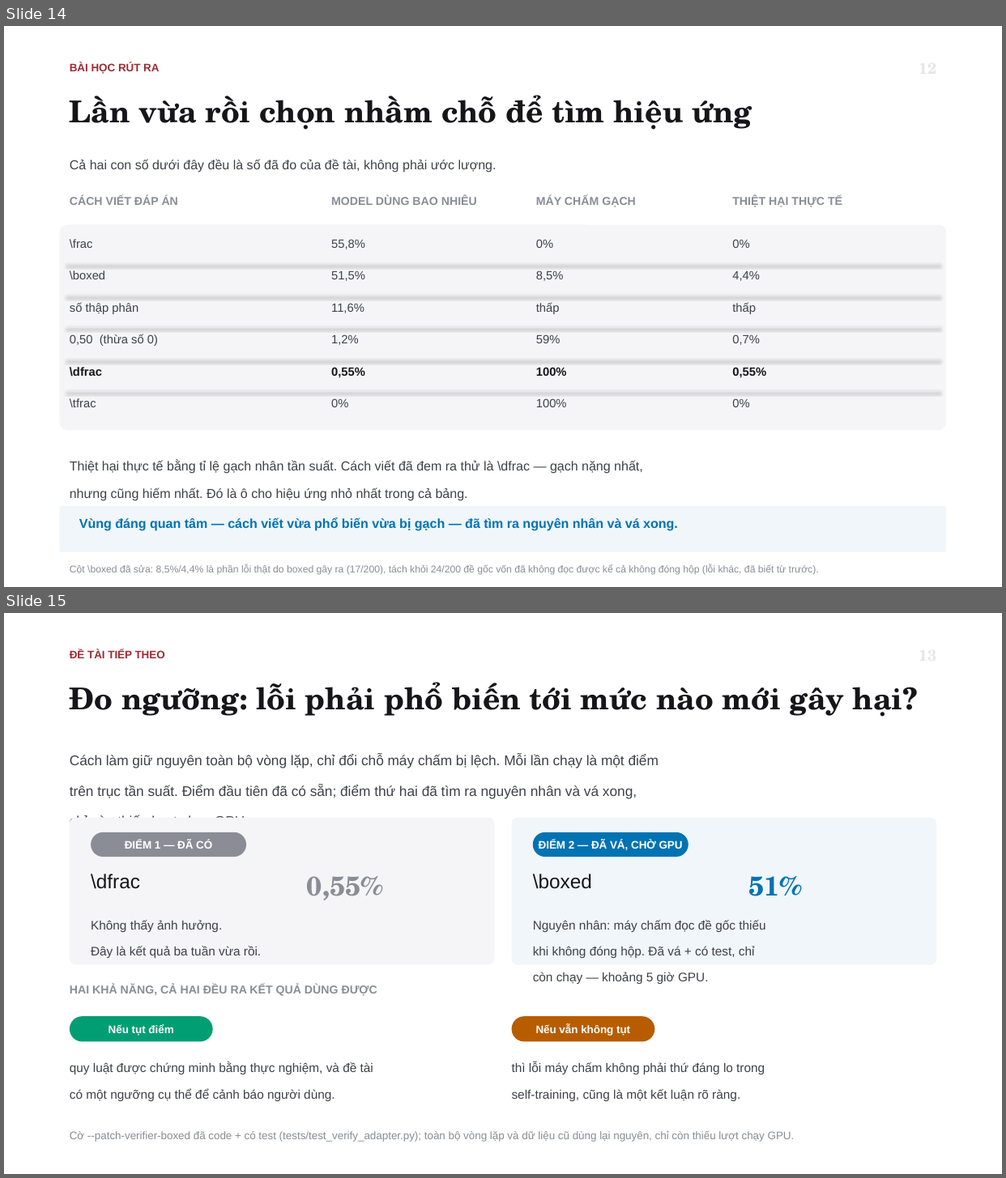
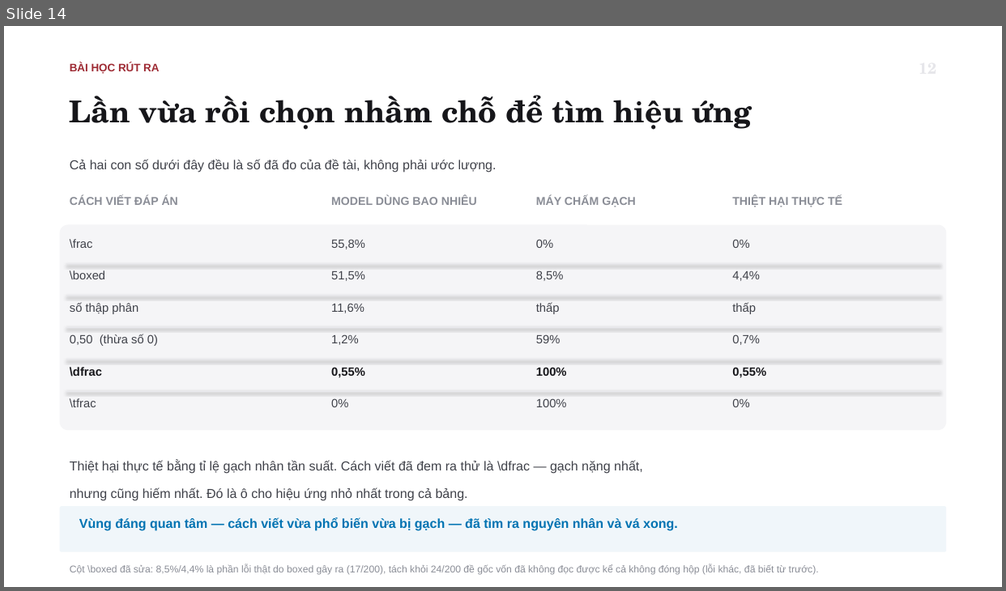
Before and after one commit to tsan2711/DACNTT_2026, a slide deck: BaoCaoTienDo_Tuan1-3_52300057_52300006.pptx. Shown one above the other, each under a label of ours: slides 14 and 15 before the commit, slide 14 after it. The pictures are 1006x1178 and 1006x591 pixels, drawn with LibreOffice and Linux fonts; fonts in the diff are those of the drawing. Boxes give left, top, right and bottom in pixels: in the first picture for what was removed or moved away, otherwise in the second. Text is boxed around its words. In the diff, an @@ line names an element or a change of style, - is before the commit and + after.

```diff
--- a/BaoCaoTienDo_Tuan1-3_52300057_52300006.pptx
+++ b/BaoCaoTienDo_Tuan1-3_52300057_52300006.pptx
@@ slide 15 removed at bbox=[4, 613, 1002, 1174], background #FFFFFF @@
@@ text removed at bbox=[70, 650, 165, 658] @@
-ĐỀ TÀI TIẾP THEO
@@ text removed at bbox=[70, 682, 918, 717] @@
-Đo ngưỡng: lỗi phải phổ biến tới mức nào mới gây hại?
@@ text removed at bbox=[70, 754, 658, 820] @@
-Cách làm giữ nguyên toàn bộ vòng lặp, chỉ đổi chỗ máy chấm bị lệch. Mỗi lần chạy là một điểm
-trên trục tần suất. Điểm đầu tiên đã có sẵn; điểm thứ hai đã tìm ra nguyên nhân và vá xong,
-chỉ còn thiếu lượt chạy GPU.
@@ rounded rectangle removed at bbox=[70, 817, 495, 965] @@
@@ rounded rectangle removed at bbox=[512, 817, 937, 965] @@
@@ rounded rectangle removed at bbox=[91, 833, 246, 857] @@
-ĐIỂM 1 — ĐÃ CÓ
@@ rounded rectangle removed at bbox=[533, 833, 688, 857] @@
-ĐIỂM 2 — ĐÃ VÁ, CHỜ GPU
@@ text removed at bbox=[91, 874, 140, 889] @@
-\dfrac
@@ text removed at bbox=[307, 876, 384, 901] @@
-0,55%
@@ text removed at bbox=[533, 874, 592, 889] @@
-\boxed
@@ text removed at bbox=[749, 876, 803, 897] @@
-51%
@@ text removed at bbox=[91, 920, 261, 958] @@
-Không thấy ảnh hưởng.
-Đây là kết quả ba tuần vừa rồi.
@@ text removed at bbox=[533, 920, 765, 984] @@
-Nguyên nhân: máy chấm đọc đề gốc thiếu
-khi không đóng hộp. Đã vá + có test, chỉ
-còn chạy — khoảng 5 giờ GPU.
@@ text removed at bbox=[70, 985, 377, 996] @@
-HAI KHẢ NĂNG, CẢ HAI ĐỀU RA KẾT QUẢ DÙNG ĐƯỢC
@@ rounded rectangle removed at bbox=[70, 1016, 213, 1042] @@
-Nếu tụt điểm
@@ rounded rectangle removed at bbox=[512, 1016, 654, 1042] @@
-Nếu vẫn không tụt
@@ text removed at bbox=[70, 1063, 373, 1101] @@
-quy luật được chứng minh bằng thực nghiệm, và đề tài
-có một ngưỡng cụ thể để cảnh báo người dùng.
@@ text removed at bbox=[512, 1063, 765, 1101] @@
-thì lỗi máy chấm không phải thứ đáng lo trong
-self-training, cũng là một kết luận rõ ràng.
@@ text removed at bbox=[70, 1131, 795, 1142] @@
-Cờ --patch-verifier-boxed đã code + có test (tests/test_verify_adapter.py); toàn bộ vòng lặp và dữ liệu cũ dùng lại nguyên, chỉ còn thiếu lượt chạy GPU.
```
Also in this commit, not shown: 3 slides changed, 3 slides added, 2 other files.
